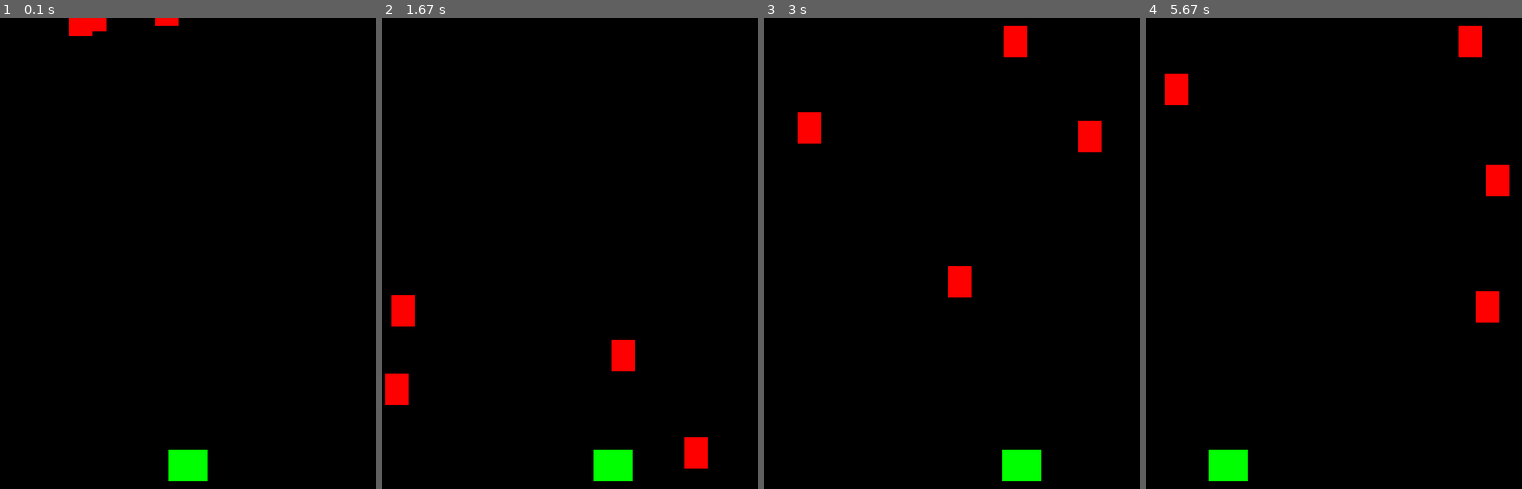
Above: before the commit, frames 1-4 (left to right).
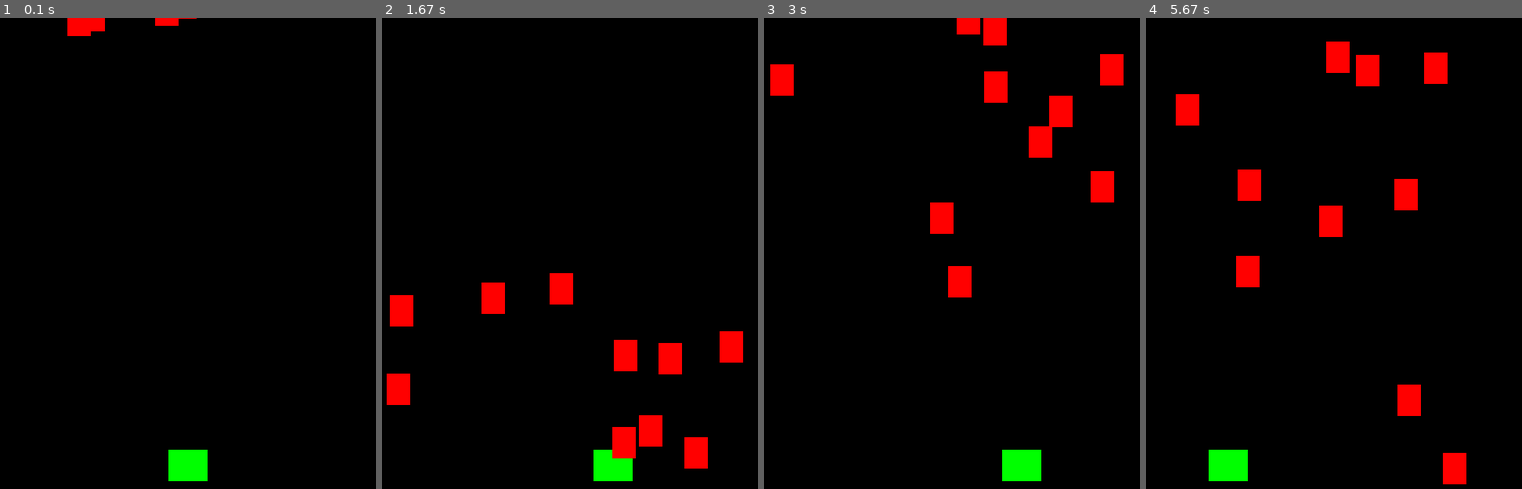
Above: after the commit, the same moments.

Repository: BobPiterson/InfEge
Game: pygame game, started from Программы вводного курса/Графика/shmap2.py
Two runs of this game, one before a commit and one after it. Both use one fixed random seed, a clock stepped at 60 frames per second and the inputs below.
Inputs:
- Up to frame 1 (0.1 s): no input
- Up to frame 2 (1.67 s): hold Right 0.33-0.8 s; hold Right 0.83-1.3 s; hold Left from 1.33 s (still down)
- Up to frame 3 (3 s): release Left at 1.87 s; hold Left 1.9-2.3 s; hold Right 2.33-2.97 s
- Up to frame 4 (5.67 s): hold Left 3-3.47 s; hold Right 3.5-3.97 s; hold Right 4-4.47 s; hold Left 4.5-5.03 s; hold Left 5.07-5.47 s; hold Right from 5.5 s (still down)

The runs differ from the first frame. In frame 1, less than 0.1% of the frame differs, in the area x 17-53%, y 0-4%; in frame 2, 2.7%; in frame 3, 4.7%; in frame 4, 5.7%, in the area x 5-97%, y 1-99%.

Commit message:
Update shmap2.py

Diff:
--- a/Программы вводного курса/Графика/shmap2.py
+++ b/Программы вводного курса/Графика/shmap2.py
@@ -1,5 +1,9 @@
-# Игра Shmup - 1 часть
+# Игра Shmap - 2 часть
 # Cпрайт игрока и управление
+# к предыдущей версии добавлено:
+# 1) описание класса метеоритов - случайная координата появления, направление движения и скорость у каждого спрайта, добавление новых
+# 2) создаем заданное количество экземпляров класса метеоритов
+
 import pygame
 import random
 
@@ -53,7 +57,7 @@
         self.image = pygame.Surface((30, 40))
         self.image.fill(RED)
         self.rect = self.image.get_rect()
-        self.rect.x = random.randrange(3, WIDTH - self.rect.width - 3) # задаем начальную координату левого верхнего угла по Х от 0 до ширины окна-ширина спрайта
+        self.rect.x = random.randrange(WIDTH - self.rect.width) # задаем начальную координату левого верхнего угла по Х от 0 до ширины окна-ширина спрайта
         self.rect.y = random.randrange(-100, -40)  # задаем начальную координату левого верхнего угла по Y от -100 до -40 (т.е. спрайт рождается за пределами окна)
         self.speedy = random.randrange(4, 8)        # устанавливаем начальную скорость по У в диапазоне от 1 до 8
         self.speedx = random.randrange(-3, 3)       # устанавливаем начальную скорость по Х в диапазоне от -3 до 3
@@ -80,7 +84,7 @@
 # создаем новый набор спрайтов для врагов:
 mobs = pygame.sprite.Group()
 # создаем экземпляры классов Враги:
-for i in range(4):
+for i in range(10):
     m = Mob()           # создаем в переменной m экземпляр класса
     all_sprites.add(m)  # добавляем экземпляр в набор всех спрайтов
     mobs.add(m)         # добавляем экземпляр в набор для врагов
